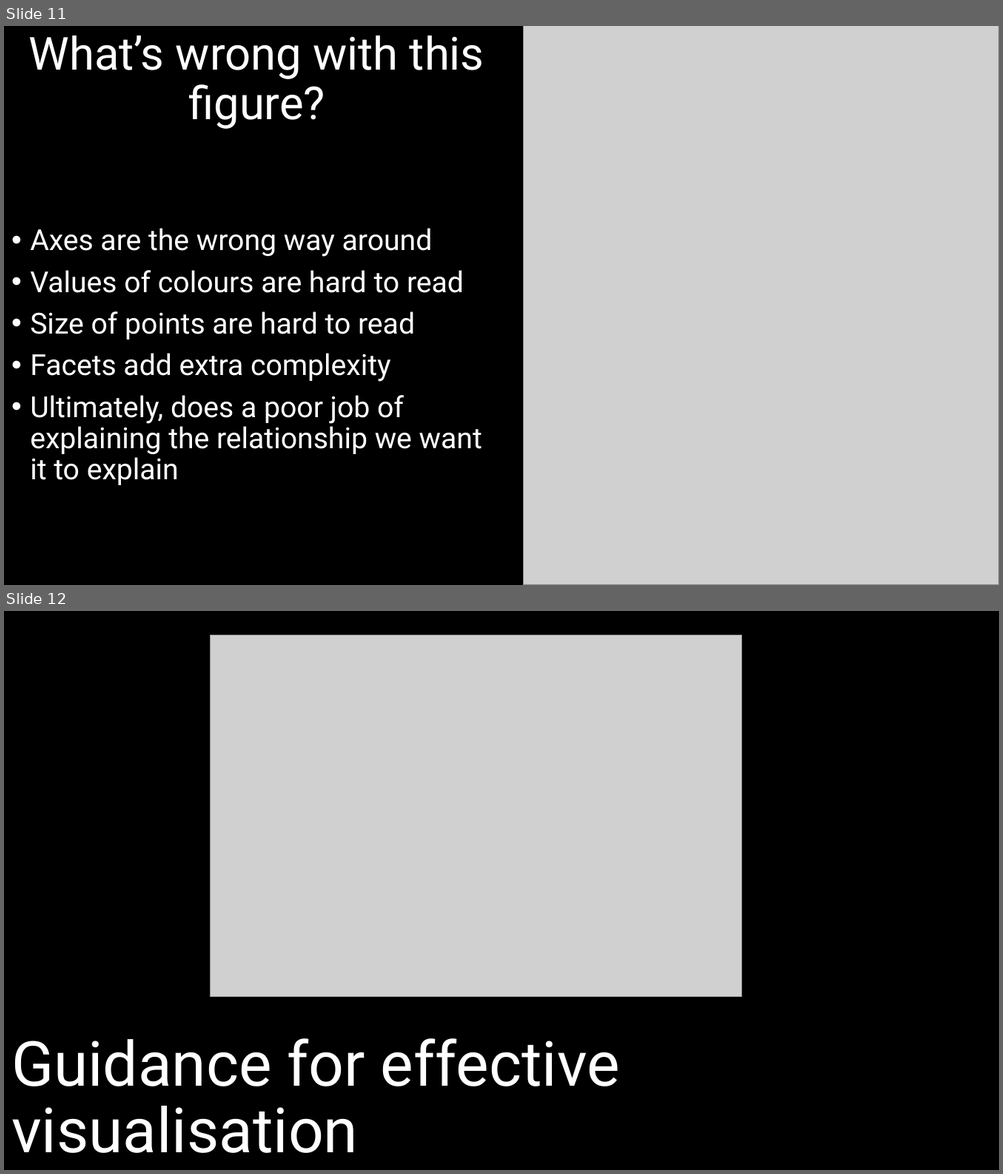
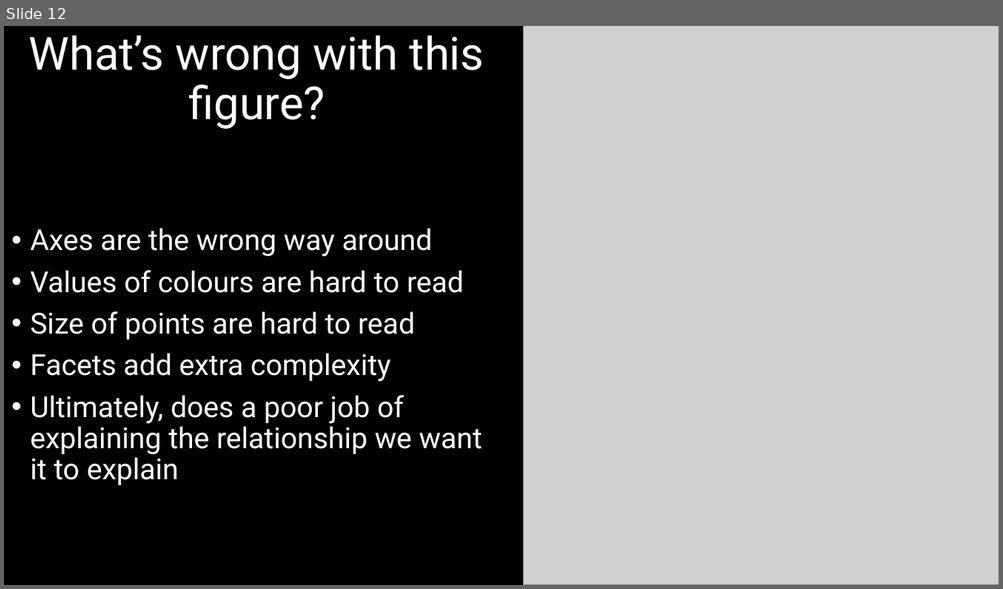
Before and after one commit to DeonRoos/stats-for-biologists, a slide deck: Lecture 3 - data_vis/Slides/Lecture 2.1 Effective scientific communication.pptx. Shown one above the other, each under a label of ours: slides 11 and 12 before the commit, slide 12 after it. The pictures are 1003x1174 and 1003x589 pixels, drawn with LibreOffice and Linux fonts; fonts in the diff are those of the drawing; grey boxes stand for pictures. Boxes give left, top, right and bottom in pixels: in the first picture for what was removed or moved away, otherwise in the second. Text is boxed around its words. In the diff, an @@ line names an element or a change of style, - is before the commit and + after.

```diff
--- a/Lecture 3 - data_vis/Slides/Lecture 2.1 Effective scientific communication.pptx
+++ b/Lecture 3 - data_vis/Slides/Lecture 2.1 Effective scientific communication.pptx
@@ slide 12 removed at (4,611,999,1170), background #000000 @@
@@ picture removed at (210,635,742,997) @@
@@ title removed at (11,1039,620,1153) @@
-Guidance for effective visualisation
@@ what was slide 11 is now slide 12 @@
```
Also in this commit, not shown: 3 slides added, 28 other files.
